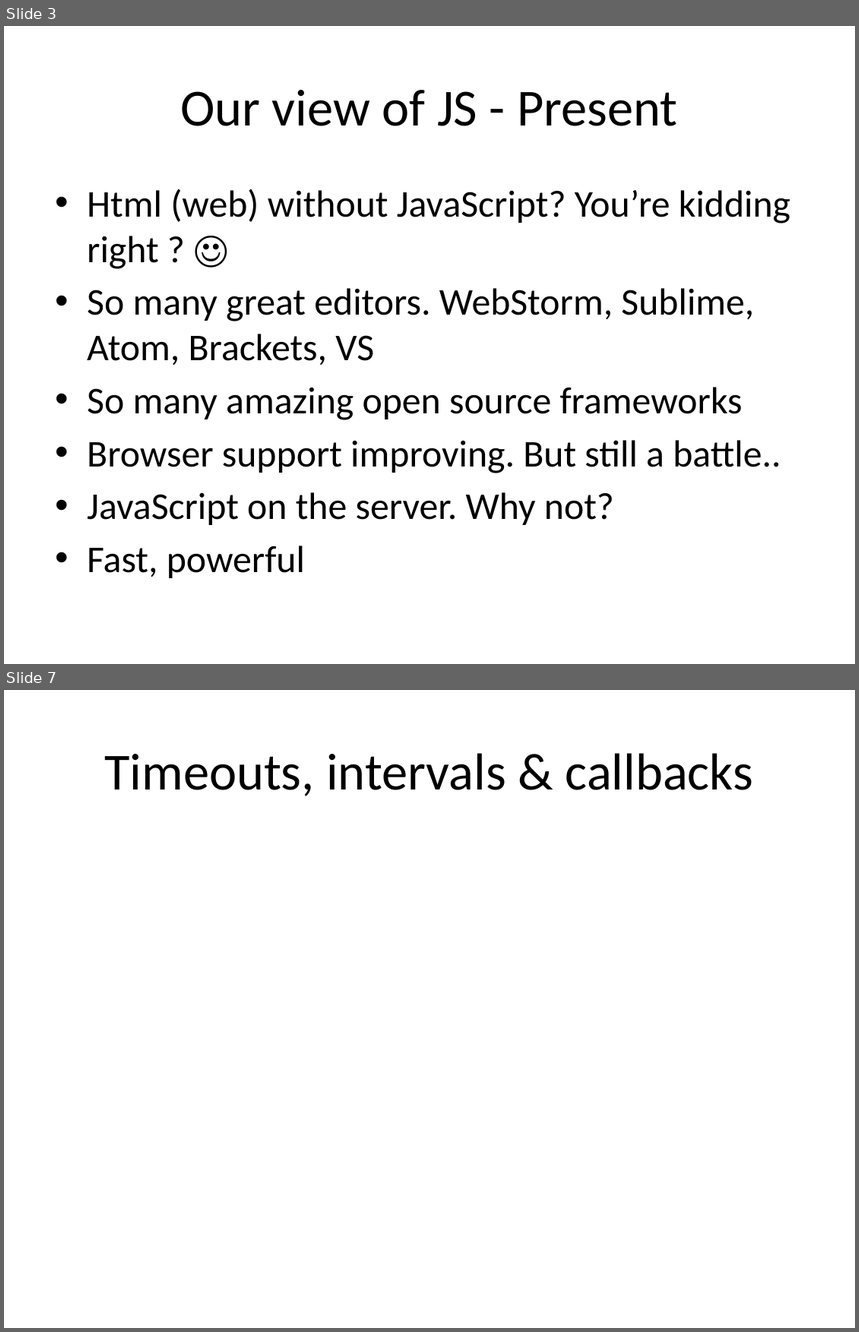
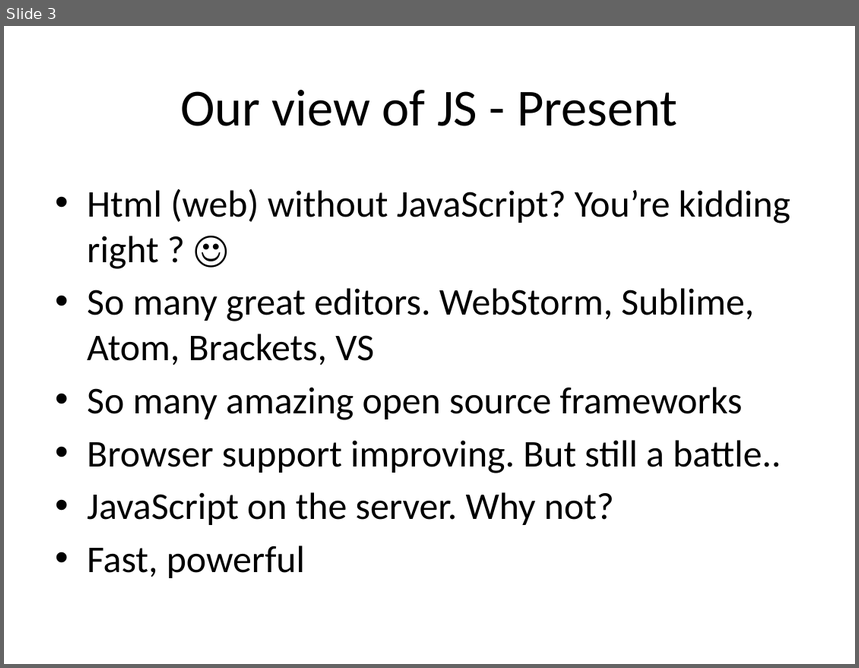
Before and after one commit to dejanvasic85/js-presentation, a slide deck: Fundamentals/Fundamentals-Presentation.pptx. Shown one above the other, each under a label of ours: slides 3 and 7 before the commit, slide 3 after it; the slides between them are not shown. The pictures are 859x1332 and 859x668 pixels, drawn with LibreOffice and Linux fonts; fonts in the diff are those of the drawing. Boxes give left, top, right and bottom in pixels: in the first picture for what was removed or moved away, otherwise in the second. Text is boxed around its words. In the diff, an @@ line names an element or a change of style, - is before the commit and + after.

```diff
--- a/Fundamentals/Fundamentals-Presentation.pptx
+++ b/Fundamentals/Fundamentals-Presentation.pptx
@@ slide 7 removed at bbox=[4, 690, 855, 1328], background #FFFFFF @@
@@ title removed at bbox=[105, 753, 753, 796] @@
-Timeouts, intervals & callbacks
```
Also in this commit, not shown: 2 slides changed, 1 other slide removed, 6 other files.
